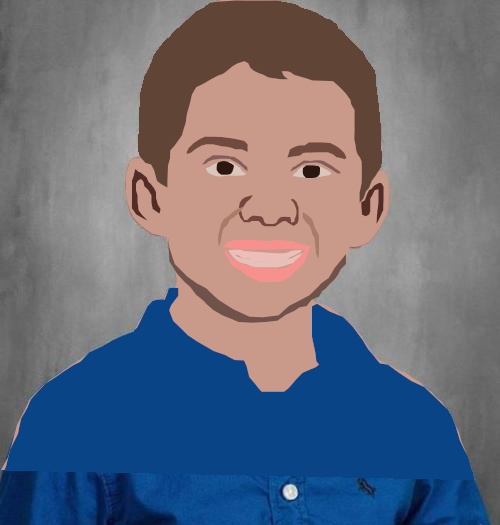
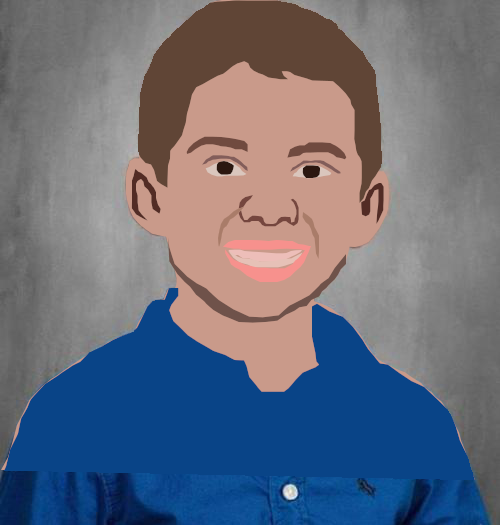
Revision of a layered w=500, h=525 image; what changed, layer by layer:
removed layer "eye" over [216, 161, 320, 178]
removed layer "cheek" over [168, 207, 346, 323]
painted on "cartoon" over [168, 161, 346, 323]
